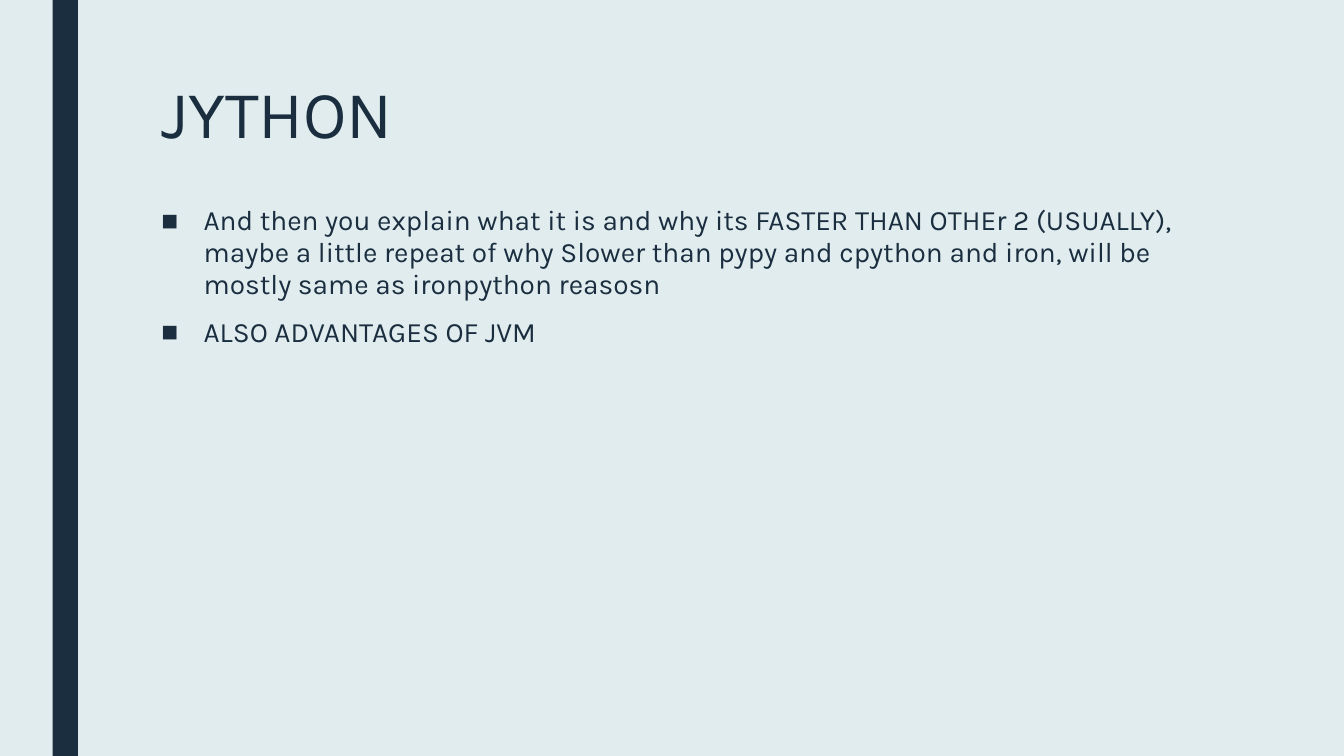
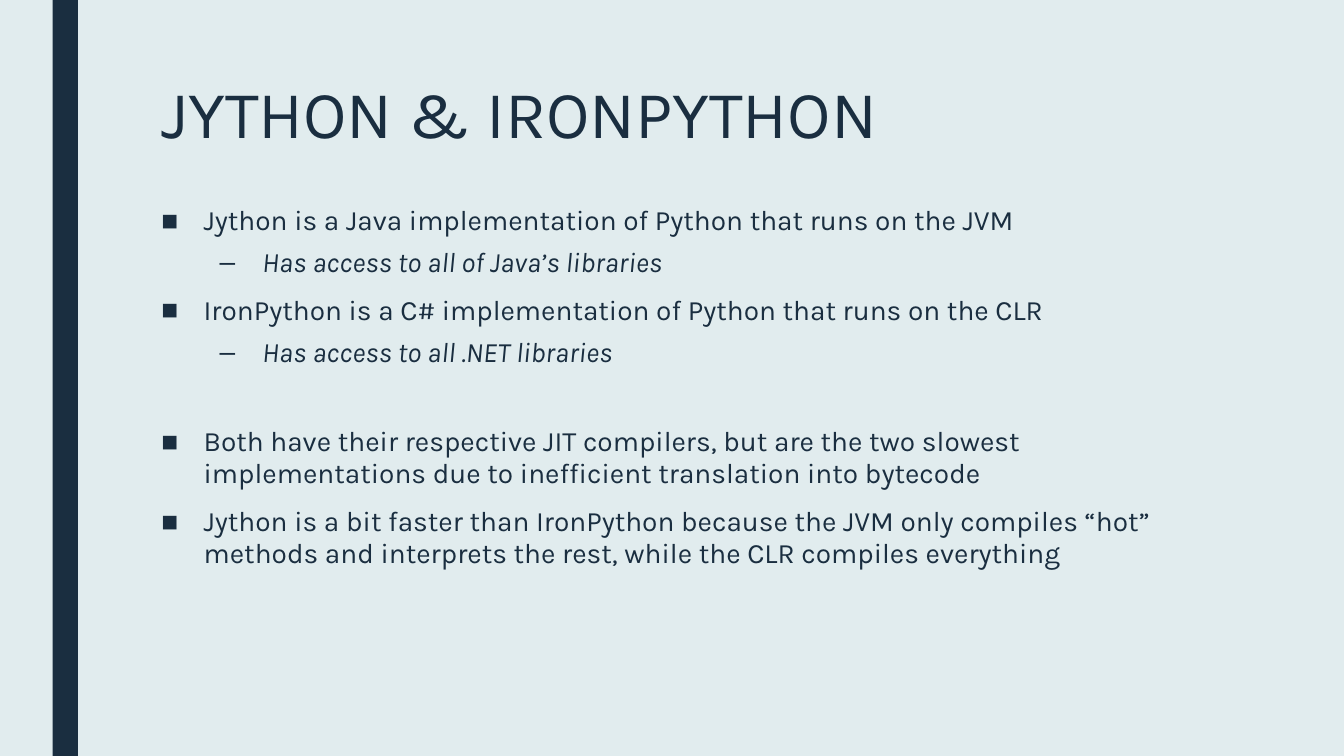
Before and after one commit to gehrigweber/python-comparison, a slide deck: slide 8 of Presentation.pptx. Drawn at 1344x756 pixels with LibreOffice and Linux fonts; fonts in the diff are those of the drawing. Boxes give left, top, right and bottom in pixels: in the first picture for what was removed or moved away, otherwise in the second. Text is boxed around its words. In the diff, an @@ line names an element or a change of style, - is before the commit and + after.

```diff
--- a/Presentation.pptx
+++ b/Presentation.pptx
@@ title at (x1=161, y1=95, x2=877, y2=139): text changed @@
-JYTHON
+JYTHON & IRONPYTHON
@@ text at (x1=204, y1=210, x2=1150, y2=570): text changed @@
-■ And then you explain what it is and why its FASTER THAN OTHEr 2 (USUALLY), maybe a little repeat of why Slower than pypy and cpython and iron, will be mostly same as ironpython reasosn
-■ ALSO ADVANTAGES OF JVM
+■ Jython is a Java implementation of Python that runs on the JVM
+  – Has access to all of Java’s libraries
+■ IronPython is a C# implementation of Python that runs on the CLR
+  – Has access to all .NET libraries
+■ Both have their respective JIT compilers, but are the two slowest implementations due to inefficient translation into bytecode
+■ Jython is a bit faster than IronPython because the JVM only compiles “hot” methods and interprets the rest, while the CLR compiles everything
```
Also in this commit, not shown: 1 other slide changed, 8 slides added, 4 slides removed, 1 other file.
